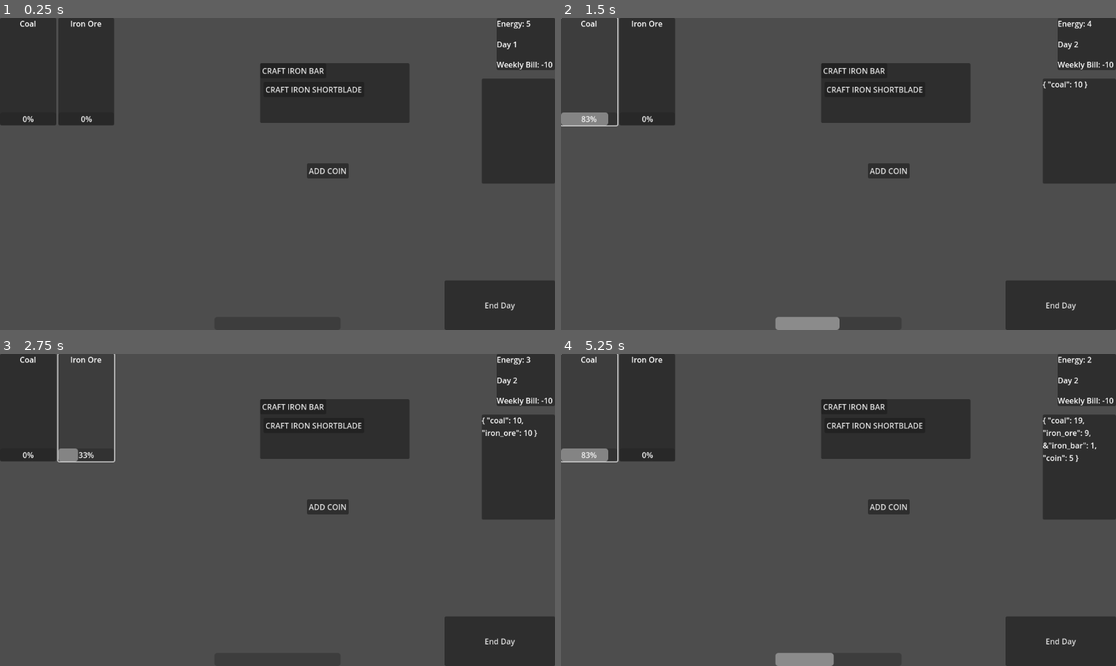
Above: before the commit, frames 1-4 (two rows, left to right).
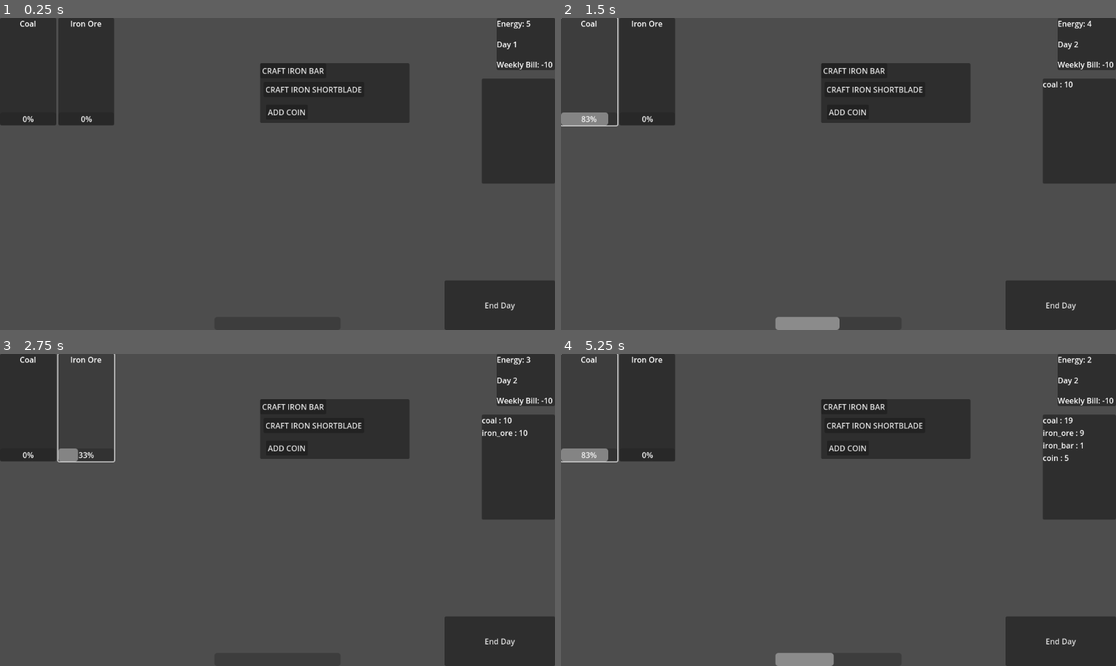
Above: after the commit, the same moments.

Repository: Uziel-8/OAI-BLACKSMITH-POC
Game: Godot game, scene res://Scenes/level.tscn
The game is run twice, just before and just after one commit, with the same random seed, the same clock (stepped at 60 frames per second) and the same inputs.
Inputs:
- Up to frame 1 (0.25 s): no input
- Up to frame 2 (1.5 s): click "End Day" at 0.5 s; click "Coal" at 1.25 s
- Up to frame 3 (2.75 s): click "Iron Ore" at 2 s
- Up to frame 4 (5.25 s): click "CRAFT IRON BAR" at 2.75 s; click "CRAFT IRON SHORTBLADE" at 3.5 s; click "ADD COIN" at 4.25 s; click "Coal" at 5 s

The runs differ from the first frame. In frame 1, 0.4% of the frame differs, in the area x 48-63%, y 29-52%; in frame 2, 0.5%; in frame 3, 0.6%; in frame 4, 0.8%, in the area x 48-97%, y 20-52%.

Commit message:
further polishing for crafting. Started working on a new inventory display. Changed old inventory display to be a little nicer. fixed energy being tied to mining. other small things

Diff:
--- /dev/null
+++ b/OAI Blacksmith POC/Scenes/inventory_ui.gd
@@ -0,0 +1,16 @@
+extends Control
+
+var inventory = Globals.inventory
+@onready var list = $Panel/ItemList
+
+func _ready() -> void:
+	EventBus.inventory_changed.connect(_on_inventory_changed)
+
+
+
+func _on_inventory_changed(item):
+	list.add_item(item)
+	print("kachow")
+
+func _process(delta: float) -> void:
+	pass
--- /dev/null
+++ b/OAI Blacksmith POC/Scenes/inventory_ui.tscn
@@ -0,0 +1,34 @@
+[gd_scene load_steps=2 format=3 uid="uid://dsj0654ieq1op"]
+
+[ext_resource type="Script" uid="uid://dtq61lglonhp7" path="res://Scenes/inventory_ui.gd" id="1_8su62"]
+
+[node name="InventoryUI" type="Control"]
+layout_mode = 3
+anchors_preset = 15
+anchor_right = 1.0
+anchor_bottom = 1.0
+grow_horizontal = 2
+grow_vertical = 2
+script = ExtResource("1_8su62")
+
+[node name="Panel" type="Panel" parent="."]
+layout_mode = 1
+anchors_preset = 15
+anchor_right = 1.0
+anchor_bottom = 1.0
+grow_horizontal = 2
+grow_vertical = 2
+
+[node name="ItemList" type="ItemList" parent="Panel"]
+layout_mode = 1
+anchors_preset = 15
+anchor_right = 1.0
+anchor_bottom = 1.0
+grow_horizontal = 2
+grow_vertical = 2
+max_columns = 2
+
+[node name="GridContainer" type="GridContainer" parent="Panel"]
+layout_mode = 0
+offset_right = 40.0
+offset_bottom = 40.0
--- a/OAI Blacksmith POC/Scenes/level.gd
+++ b/OAI Blacksmith POC/Scenes/level.gd
@@ -5,14 +5,15 @@
 @onready var rent_label = $GameStateLabel/RentLabel
 @onready var end_day_button = $EndDay
 @onready var xp_bar = $ExpBar
+@onready var inv_ui = $InventoryUI
 
 @onready var inventory_label = $InventoryPanel/InventoryLabel
-
 
 func _ready() -> void:
 	EventBus.mined.connect(_on_ore_mined)
 	EventBus.xp_changed.connect(_on_xp_changed)
 	EventBus.inventory_changed.connect(_on_inventory_changed)
+	EventBus.energy_changed.connect(_on_energy_changed)
 	energy_label.text = str("Energy: ", Globals.energy)
 	day_label.text = str("Day ", Globals.day)
 	rent_label.text = str("Weekly Bill: ", Globals.rent)
@@ -23,12 +24,11 @@
 	#something to make it not always optimal to mine most valuable ore
 	Globals.energy -= 1
 	Globals.xp += 50
-	energy_label.text = str("Energy: ", Globals.energy)
+
 
 func _on_end_day_pressed() -> void:
 	Globals.day += 1
 	Globals.energy = Globals.max_energy
-	energy_label.text = str("Energy: ", Globals.energy)
 	day_label.text = str("Day ", Globals.day)
 	EventBus.day_changed.emit()
 	if Globals.day % 7 == 0:
@@ -48,18 +48,34 @@
 		Globals.level = Globals.level + 1
 		Globals.xp = remainder_xp
 
+func _on_energy_changed(_value):
+	energy_label.text = str("Energy: ", Globals.energy)
+
+
 func _on_inventory_changed():
-	inventory_label.text = str(Globals.inventory)
+	var statement: String
+	var dict = Globals.inventory
+
+	for item in dict:
+		statement = statement + item + " : " + str(dict[item]) + "\n"
+	inventory_label.text = statement
+
+func _input(_event: InputEvent) -> void:
+	if Input.is_action_just_pressed("Tab"):
+		_toggle_inventory()
+
+func _toggle_inventory():
+	if Input.is_action_just_pressed("Tab"):
+		if inv_ui.is_visible():
+			inv_ui.set_visible(false)
+		else:
+			inv_ui.set_visible(true)
 
 
 #TO DO
-#currently energy reduction is inherently tied to mining, let's pull that out - will probably need a "energy changed" event
-#replace InventoryHbox with the new inventory - partially done, just need to dynamically handle coins - probs just add to inventory TBH
 #make sprites for inv. items - less text everywhere.
 
 
 #trader could have multiple different traders - rename to marketplace or something?
 #might need customers in there too
 #create auto mine function
-#make a more modular buy and sell function in trader - prbably events
-#figure out if i need inventory to be resources? would streamline a lot if not. It could probably just be a dictionary
--- a/OAI Blacksmith POC/Scenes/level.tscn
+++ b/OAI Blacksmith POC/Scenes/level.tscn
@@ -1,8 +1,9 @@
-[gd_scene load_steps=5 format=3 uid="uid://kciq7db1gx5j"]
+[gd_scene load_steps=6 format=3 uid="uid://kciq7db1gx5j"]
 
 [ext_resource type="Script" uid="uid://dwrto3oyofsky" path="res://Scenes/level.gd" id="1_6phgx"]
 [ext_resource type="Script" uid="uid://cbdtos8c4maaq" path="res://Scenes/mining_gridbox.gd" id="1_tumq0"]
 [ext_resource type="PackedScene" uid="uid://cl0odbhamok5l" path="res://Scenes/trader.tscn" id="4_81xng"]
+[ext_resource type="PackedScene" uid="uid://dsj0654ieq1op" path="res://Scenes/inventory_ui.tscn" id="5_0f350"]
 [ext_resource type="PackedScene" uid="uid://36kedkar0dt8" path="res://Scenes/smithy.tscn" id="5_wqkje"]
 
 [node name="Level" type="Control"]
@@ -175,6 +176,10 @@
 grow_vertical = 2
 autowrap_mode = 3
 
+[node name="InventoryUI" parent="." instance=ExtResource("5_0f350")]
+visible = false
+layout_mode = 1
+
 [connection signal="pressed" from="LevelVBox/MiningGridbox/MineCoal" to="LevelVBox/MiningGridbox" method="_on_mine_coal_pressed"]
 [connection signal="timeout" from="LevelVBox/MiningGridbox/MineCoal/MineCoalTimer" to="LevelVBox/MiningGridbox" method="_on_mine_coal_timer_timeout"]
 [connection signal="pressed" from="LevelVBox/MiningGridbox/MineIronOre" to="LevelVBox/MiningGridbox" method="_on_mine_iron_ore_pressed"]
--- a/OAI Blacksmith POC/Scenes/smithy.tscn
+++ b/OAI Blacksmith POC/Scenes/smithy.tscn
@@ -34,10 +34,10 @@
 
 [node name="Button" type="Button" parent="Panel"]
 layout_mode = 0
-offset_left = 97.0
-offset_top = 208.0
-offset_right = 184.0
-offset_bottom = 239.0
+offset_left = 12.0
+offset_top = 86.0
+offset_right = 99.0
+offset_bottom = 117.0
 text = "ADD COIN"
 
 [connection signal="pressed" from="Panel/CraftIronBarButton" to="." method="_on_craft_iron_bar_button_pressed"]
--- a/OAI Blacksmith POC/Scenes/trader.gd
+++ b/OAI Blacksmith POC/Scenes/trader.gd
@@ -49,7 +49,6 @@
 	if Globals.inventory.has("coal"):
 		Globals.update_item("coin", (coal_sell))
 		Globals.update_item("coal", -1)
-	print(Globals.inventory["coin"])
 
 
 func _on_iron_ore_sell_pressed():
--- a/OAI Blacksmith POC/Scripts/Globals.gd
+++ b/OAI Blacksmith POC/Scripts/Globals.gd
@@ -1,6 +1,12 @@
 extends Node
 
-var energy := 5
+var energy = 5:
+	set(value):
+		energy = value
+		EventBus.energy_changed.emit(value)
+
+
+
 var max_energy := 5
 
 var day = 1
@@ -11,6 +17,7 @@
 	set(value):
 		xp = value
 		EventBus.xp_changed.emit(value)
+
 
 var level = 0
 
--- a/OAI Blacksmith POC/Scripts/event_bus.gd
+++ b/OAI Blacksmith POC/Scripts/event_bus.gd
@@ -8,4 +8,6 @@
 signal xp_changed
 signal level_up
 
+signal energy_changed
+
 signal inventory_changed
--- a/OAI Blacksmith POC/project.godot
+++ b/OAI Blacksmith POC/project.godot
@@ -22,6 +22,14 @@
 EventBus="*res://Scripts/event_bus.gd"
 CraftingRecipe="*res://Scripts/crafting_recipe.gd"
 
+[input]
+
+Tab={
+"deadzone": 0.2,
+"events": [Object(InputEventKey,"resource_local_to_scene":false,"resource_name":"","device":-1,"window_id":0,"alt_pressed":false,"shift_pressed":false,"ctrl_pressed":false,"meta_pressed":false,"pressed":false,"keycode":0,"physical_keycode":4194306,"key_label":0,"unicode":0,"location":0,"echo":false,"script":null)
+]
+}
+
 [rendering]
 
 renderer/rendering_method="mobile"
Binary file added: OAI Blacksmith POC/Graphics/Items/Coal.png
Not shown, added: OAI Blacksmith POC/Graphics/Items/Coal.png.import
Binary file added: OAI Blacksmith POC/Graphics/Items/Iron Bar.png
Not shown, added: OAI Blacksmith POC/Graphics/Items/Iron Bar.png.import
Binary file added: OAI Blacksmith POC/Graphics/Items/Iron Ore.png
Not shown, added: OAI Blacksmith POC/Graphics/Items/Iron Ore.png.import
Not shown, added: OAI Blacksmith POC/Scenes/inventory_ui.gd.uid
